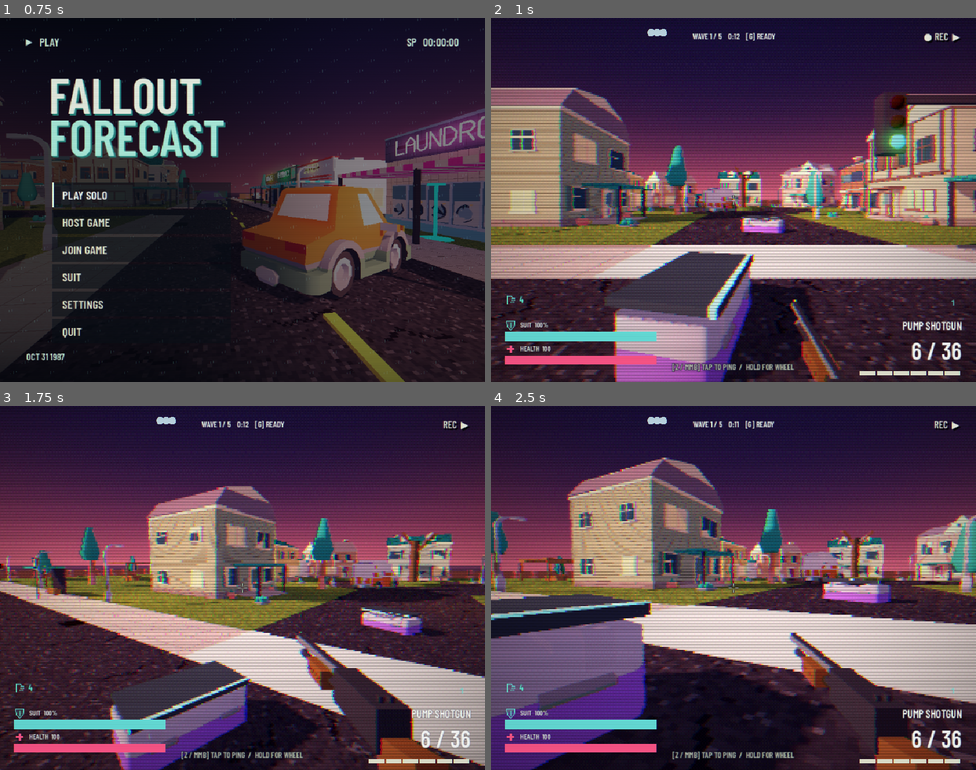
Above: before the commit, frames 1-4 (two rows, left to right).
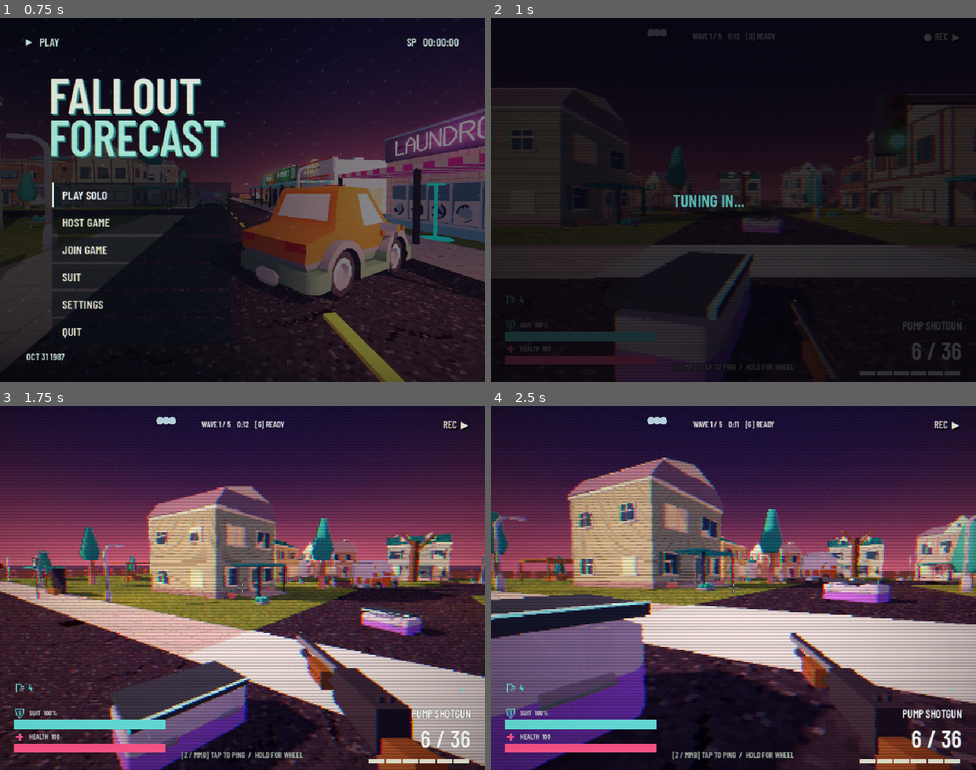
Above: after the commit, the same moments.

Repository: SamuelGrady/fallout-forecast
Game: Godot game, scene res://ui/title.tscn
The game is run twice, just before and just after one commit, with the same random seed, the same clock (stepped at 60 frames per second) and the same inputs. Sound files missing from this copy of the repository are replaced by a short silence.
Inputs (mouse positions are in pixels of both pictures, inside the frame that each line leads up to):
- Up to frame 1 (0.75 s): tap Enter at 0.5 s; move the mouse to (349, 181) at 0.52 s; hold D (move_right) from 0.53 s (still down); hold E (interact) from 0.53 s (still down); click (349, 181) at 0.67 s
- Up to frame 2 (1 s): keep holding D (move_right); keep holding E (interact); tap Space (jump) at 0.77 s
- Up to frame 3 (1.75 s): tap Space (jump) at 1.07, 1.52 s; move the mouse to (218, 588) at 1.27 s; release D (move_right) at 1.28 s; release E (interact) at 1.28 s; hold W (move_forward) from 1.28 s (still down); right-click (218, 588) at 1.35 s; tap E (interact) at 1.55 s
- Up to frame 4 (2.5 s): keep holding W (move_forward); tap Space (jump) at 1.82 s; move the mouse to (743, 580) at 2.02 s; hold Ctrl (crouch) from 2.03 s (still down); tap E (interact) at 2.3 s

Frame 1 is identical in both runs. In frame 2, 94% of the frame differs, in the area x 0-100%, y 0-100%; in frame 3, less than 0.1%; in frame 4, less than 0.1%.

Commit message:
Web hitch fixes (still title backdrop, background preloader, shader warm-up), JOIN goes straight to the cloud server with a server setting, louder music, quieter rain

Diff:
--- a/game/net.gd
+++ b/game/net.gd
@@ -169,7 +169,13 @@
 
 ## Join the public cloud server (CLOUD_URL). Same path on desktop and web.
 func join_cloud() -> Error:
-	return join(CLOUD_URL)
+	return join(cloud_url())
+
+
+## The server JOIN GAME uses: Settings' custom address, or the public one.
+func cloud_url() -> String:
+	var custom := Settings.server_url.strip_edges()
+	return to_url(custom) if custom != "" else CLOUD_URL
 
 
 ## "192.168.1.20", "host:9000", "ws://..." or "wss://..." -> a WebSocket URL.
--- /dev/null
+++ b/game/preload.gd
@@ -0,0 +1,107 @@
+extends Node
+## Autoload "Preload": warms the resource cache while the player sits on the
+## title, lobby or join screens, so pressing Play (and the first gunshot,
+## enemy or explosion) doesn't stall on a disk/pck read.
+##
+## Desktop: everything is requested as threaded loads up front.
+## Web (single-threaded export): no worker threads, so one resource is loaded
+## per frame from a queue, which spreads the cost into tiny hitches on the
+## menus instead of one long hang at the start of a run.
+##
+## Loaded resources are held here so the cache never drops them.
+
+signal finished
+
+const SCENES := [
+	"res://main.tscn",
+	"res://player/player.tscn",
+	"res://enemies/drip/drip.tscn",
+	"res://enemies/gutter/gutter.tscn",
+	"res://enemies/mister/mister.tscn",
+	"res://enemies/boss/boss_cumulus.tscn",
+	"res://crates/crate.tscn",
+	"res://crates/double_crate.tscn",
+	"res://ui/results.tscn",
+	"res://ui/lobby.tscn",
+	"res://ui/teammate_card.tscn",
+]
+const DIRS := ["res://weapons", "res://weapons/cursed", "res://assets/audio/sfx", "res://assets/audio/music"]
+const EXTENSIONS := ["tres", "wav", "ogg", "tscn"]
+
+var _queue: Array[String] = []
+var _pending: Array[String] = []
+var _held: Array[Resource] = []
+var _web := OS.has_feature("web")
+var done := false
+
+
+func _ready() -> void:
+	# The dedicated server loads what it needs on demand; nothing to warm.
+	if Net.dedicated or DisplayServer.get_name() == "headless":
+		done = true
+		return
+	# On web every load blocks the only thread, so warm only the small things
+	# (sounds, weapon data); big scenes load once, when the run starts.
+	if not _web:
+		for path in SCENES:
+			_queue_path(path)
+	for dir in DIRS:
+		for path in _list(dir):
+			if _web and path.get_extension() == "tscn":
+				continue
+			_queue_path(path)
+	if not _web:
+		for path in _queue:
+			if ResourceLoader.load_threaded_request(path, "", true) == OK:
+				_pending.append(path)
+		_queue.clear()
+
+
+func _queue_path(path: String) -> void:
+	if path not in _queue and ResourceLoader.exists(path):
+		_queue.append(path)
+
+
+## Files in a res:// folder, including exported ones (which only list their
+## .import / .remap stubs inside the pck).
+func _list(dir: String) -> Array[String]:
+	var out: Array[String] = []
+	for f in DirAccess.get_files_at(dir):
+		var name := f.trim_suffix(".import").trim_suffix(".remap")
+		if name.get_extension() in EXTENSIONS:
+			var path := dir.path_join(name)
+			if path not in out:
+				out.append(path)
+	return out
+
+
+func _process(_delta: float) -> void:
+	if done:
+		set_process(false)
+		return
+	if _web:
+		# Never load on the same frame a scene change might happen in a run.
+		if GameManager.run_active:
+			return
+		if not _queue.is_empty():
+			var res := load(_queue.pop_front())
+			if res:
+				_held.append(res)
+	else:
+		for i in range(_pending.size() - 1, -1, -1):
+			var path := _pending[i]
+			var status := ResourceLoader.load_threaded_get_status(path)
+			if status == ResourceLoader.THREAD_LOAD_LOADED:
+				_held.append(ResourceLoader.load_threaded_get(path))
+				_pending.remove_at(i)
+			elif status != ResourceLoader.THREAD_LOAD_IN_PROGRESS:
+				_pending.remove_at(i)
+	if _queue.is_empty() and _pending.is_empty():
+		done = true
+		finished.emit()
+
+
+## 0–1, for an optional loading indicator.
+func progress() -> float:
+	var total := _held.size() + _queue.size() + _pending.size()
+	return 1.0 if total == 0 else float(_held.size()) / total
--- a/game/settings.gd
+++ b/game/settings.gd
@@ -17,6 +17,8 @@
 var suit_skin := 0
 ## Custom callsign shown in lobbies, teammate cards, and end-of-run results.
 var player_name := ""
+## Server JOIN GAME connects to. Empty = Net.CLOUD_URL (wss://fallout.drew.place/).
+var server_url := ""
 
 func unlock_gun(path: String) -> void:
 	if path not in unlocked_guns:
@@ -36,6 +38,7 @@
 		suit_color = posmod(int(cfg.get_value("cosmetic", "color", suit_color)), Cosmetics.COLORS.size())
 		suit_skin = Cosmetics.wrap_skin(int(cfg.get_value("cosmetic", "skin", suit_skin)))
 		player_name = str(cfg.get_value("profile", "name", player_name)).strip_edges().left(18)
+		server_url = str(cfg.get_value("network", "server_url", server_url)).strip_edges()
 	apply()
 
 
@@ -54,6 +57,7 @@
 	cfg.set_value("cosmetic", "color", suit_color)
 	cfg.set_value("cosmetic", "skin", suit_skin)
 	cfg.set_value("profile", "name", player_name.strip_edges().left(18))
+	cfg.set_value("network", "server_url", server_url.strip_edges())
 	cfg.save(PATH)
 	apply()
 
--- a/game/sound.gd
+++ b/game/sound.gd
@@ -9,6 +9,11 @@
 	"res://assets/audio/music/music_boss.ogg",
 ]
 const THRESHOLDS := [0.0, 0.12, 0.32, 0.58]
+## Overall soundtrack level (linear). 2.0 is about +6 dB; playtests found the
+## score too quiet. The Master limiter keeps peaks in check.
+const MUSIC_GAIN := 2.0
+## Rain bed level (linear). 0.55 is about -5 dB.
+const RAIN_GAIN := 0.55
 const RAIN_BUS := &"Rain"
 ## Mix buses. Rain sits under Ambience; Music ducks under Weapons fire.
 const BUSES := [&"Music", &"Weapons", &"Threats", &"UI", &"Ambience"]
@@ -175,7 +180,7 @@
 		# single-threaded Vorbis decoding smooth without crackles.
 		if _web and (i == 1 or i == 3):
 			gain = 0.0
-		var v := lerpf(_layers[i].volume_linear, gain, blend)
+		var v := lerpf(_layers[i].volume_linear, gain * MUSIC_GAIN, blend)
 		_layers[i].volume_linear = v
 		if _web:
 			var want_paused := v < 0.005
@@ -187,7 +192,7 @@
 			boss_track.stream_paused = false
 		boss_track.seek(0.0)
 	_boss_active = boss
-	var boss_vol := lerpf(boss_track.volume_linear, 0.32 if boss else 0.0, blend)
+	var boss_vol := lerpf(boss_track.volume_linear, (0.32 * MUSIC_GAIN) if boss else 0.0, blend)
 	boss_track.volume_linear = boss_vol
 	if _web:
 		var pause_boss := boss_vol < 0.005
@@ -201,7 +206,7 @@
 	if not _web:
 		_rain_filter.cutoff_hz = lerpf(16000.0, 1500.0, _shelter_mix)
 	if _rain:
-		var rvol := _rain_gain * lerpf(0.4, 0.22 if _web else 0.32, _shelter_mix)
+		var rvol := _rain_gain * lerpf(0.4, 0.22 if _web else 0.32, _shelter_mix) * RAIN_GAIN
 		_rain.volume_linear = rvol
 		if _web:
 			var pause_rain := rvol < 0.005
--- /dev/null
+++ b/game/warmup.gd
@@ -0,0 +1,124 @@
+extends Node3D
+## Shader / pipeline warm-up at the start of a run (main.gd adds it).
+##
+## WebGL (and d3d12 pipelines on desktop) compile a shader the first time
+## something draws with it, which is the hitch you feel at the first enemy,
+## gunshot, explosion or damage number. For a few frames behind a "tuning in"
+## card this draws one of everything in front of the camera, including the
+## enemy hit/reveal/windup overlays, then frees it all.
+
+const FRAMES := 6
+
+var _overlay := CanvasLayer.new()
+var _frames := 0
+var _holder := Node3D.new()
+
+
+func _ready() -> void:
+	_overlay.layer = 100
+	var black := ColorRect.new()
+	black.color = Color(0.02, 0.02, 0.04)
+	black.set_anchors_and_offsets_preset(Control.PRESET_FULL_RECT)
+	_overlay.add_child(black)
+	var label := Label.new()
+	label.text = "TUNING IN..."
+	label.add_theme_font_override("font", BroadcastUI.FONT)
+	label.add_theme_font_size_override("font_size", 34)
+	label.add_theme_color_override("font_color", BroadcastUI.CYAN)
+	label.set_anchors_and_offsets_preset(Control.PRESET_CENTER)
+	label.offset_left = -120
+	label.offset_top = -20
+	_overlay.add_child(label)
+	add_child(_overlay)
+	add_child(_holder)
+	_spawn.call_deferred()
+
+
+func _spawn() -> void:
+	var camera := get_viewport().get_camera_3d()
+	if camera == null:
+		queue_free()
+		return
+	var forward := -camera.global_basis.z
+	var right := camera.global_basis.x
+	var base := camera.global_position + forward * 4.0
+	_holder.global_position = Vector3.ZERO
+	var slot := 0
+	# Infected of each kind, with every overlay they can show.
+	for path in ["res://enemies/drip/drip.tscn", "res://enemies/gutter/gutter.tscn", "res://enemies/mister/mister.tscn"]:
+		var scene := load(path) as PackedScene
+		if scene == null:
+			continue
+		var enemy := scene.instantiate()
+		_holder.add_child(enemy)
+		enemy.remove_from_group("enemies")
+		enemy.set_physics_process(false)
+		enemy.global_position = base + right * (slot - 1) * 1.4 - Vector3.UP * 1.0
+		slot += 1
+		_flash_overlays.call_deferred(enemy)
+	# Every gun and thrown round.
+	var x := -2.0
+	for id in ["rifle", "shotgun", "flare", "dome", "frag", "bug_bomb", "revolver", "nailgun", "boombox"]:
+		var gun := GunModels.build(id)
+		_holder.add_child(gun)
+		gun.global_position = base + right * x + Vector3.UP * 0.8
+		var round_model := GunModels.projectile(id)
+		_holder.add_child(round_model)
+		round_model.global_position = base + right * x + Vector3.UP * 1.2
+		x += 0.5
+	# Combat FX: tracer, flash, puffs, sparks, a damage number, pickups.
+	ShotFX.tracer(_holder, base + right * -1.0, base + right * 1.0, Color(1, 0.82, 0.5), 0.5)
+	ShotFX.flash(_holder, base, Color(1.0, 0.7, 0.4), 2.0, 0.3)
+	ShotFX.puff(_holder, base + Vector3.UP * 0.5, Color(1, 0.6, 0.2, 0.8), 0.3, 0.4)
+	ShotFX.sparks(_holder, base + Vector3.UP * 0.4, Vector3.UP, 4)
+	var number := Label3D.new()
+	number.set_script(preload("res://weapons/damage_number.gd"))
+	number.set("amount", 12)
+	_holder.add_child(number)
+	number.global_position = base + Vector3.UP * 1.6
+	for kind in ["ammo", "health", "suit", "supply"]:
+		var drop := Node3D.new()
+		drop.set_script(preload("res://weapons/ammo_drop.gd"))
+		drop.set("kind", kind)
+		drop.set("expires_after", 1.0)
+		_holder.add_child(drop)
+		drop.global_position = base + right * (randf() - 0.5) * 2.0 - Vector3.UP * 0.5
+	# Shield Dome / spore-cloud style transparent unshaded shells.
+	var dome := MeshInstance3D.new()
+	var sphere := SphereMesh.new()
+	sphere.is_hemisphere = true
+	sphere.radius = 0.8
+	sphere.height = 0.8
+	dome.mesh = sphere
+	var mat := StandardMaterial3D.new()
+	mat.shading_mode = BaseMaterial3D.SHADING_MODE_UNSHADED
+	mat.transparency = BaseMaterial3D.TRANSPARENCY_ALPHA
+	mat.cull_mode = BaseMaterial3D.CULL_DISABLED
+	mat.disable_fog = true
+	mat.albedo_color = Color(0.35, 0.95, 1.0, 0.2)
+	dome.material_override = mat
+	_holder.add_child(dome)
+	dome.global_position = base + right * 1.5
+
+
+func _flash_overlays(enemy: Node) -> void:
+	if not is_instance_valid(enemy):
+		return
+	for method in ["hit_flash", "reveal", "attack_flash"]:
+		if enemy.has_method(method):
+			if method == "hit_flash":
+				enemy.call(method)
+			else:
+				enemy.call(method, 0.3)
+
+
+func _process(_delta: float) -> void:
+	_frames += 1
+	if _frames < FRAMES:
+		return
+	set_process(false)
+	_holder.queue_free()
+	var tween := create_tween()
+	for child in _overlay.get_children():
+		tween.parallel().tween_property(child, "modulate:a", 0.0, 0.25)
+	tween.tween_callback(queue_free)
--- a/main.gd
+++ b/main.gd
@@ -22,6 +22,13 @@
 	var pause_menu := CanvasLayer.new()
 	pause_menu.set_script(preload("res://ui/pause_menu.gd"))
 	add_child(pause_menu)
+	# Compile shaders for enemies, guns and FX behind a brief card so the
+	# first fight doesn't hitch (most noticeable on web).
+	if not Net.dedicated:
+		var warm := Node3D.new()
+		warm.name = "WarmUp"
+		warm.set_script(preload("res://game/warmup.gd"))
+		add_child.call_deferred(warm)
 	# Teammate nameplates and off-screen pointers, visible through walls.
 	var markers := CanvasLayer.new()
 	markers.name = "TeammateMarkers"
--- a/project.godot
+++ b/project.godot
@@ -30,6 +30,7 @@
 GameManager="*res://game/game_manager.gd"
 Playtest="*res://game/playtest.gd"
 MenuState="*res://ui/menu_state.gd"
+Preload="*res://game/preload.gd"
 
 [display]
 
--- a/ui/title.gd
+++ b/ui/title.gd
@@ -140,6 +140,20 @@
 	calm.toggled.connect(Settings.set_reduced_flash)
 	_style_button(calm)
 	_settings.add_child(calm)
+	# Where JOIN GAME connects. Blank = the public cloud server.
+	var server_caption := Label.new()
+	server_caption.text = "SERVER (WSS)"
+	server_caption.add_theme_font_size_override("font_size", 16)
+	_settings.add_child(server_caption)
+	var server_edit := LineEdit.new()
+	server_edit.text = Settings.server_url
+	server_edit.placeholder_text = Net.CLOUD_URL
+	server_edit.custom_minimum_size.y = 38
+	server_edit.text_changed.connect(func(t): Settings.server_url = t.strip_edges())
+	server_edit.text_submitted.connect(func(_t): Settings.save())
+	_settings.add_child(server_edit)
+	if Net.can_host():
+		_button(_settings, "BROWSE LAN GAMES", _on_browse_lan)
 	_button(_settings, "BACK", _on_back)
 
 	_suit.position = Vector2(510, 110)
@@ -313,10 +327,60 @@
 	get_tree().change_scene_to_file(LOBBY_SCENE)
 
 
+## JOIN GAME goes straight to the cloud server (or the address in Settings).
 func _on_join() -> void:
+	Settings.save()
+	var err := Net.join_cloud()
+	if err != OK:
+		_show_error("Could not reach %s (error %d)." % [Net.cloud_url(), err])
+		return
+	_set_menu_enabled(false)
+	_join_status("CONNECTING TO %s ..." % Net.cloud_url().trim_prefix("wss://").trim_prefix("ws://").trim_suffix("/").to_upper())
+	if not Net.joined_server.is_connected(_on_joined):
+		Net.joined_server.connect(_on_joined, CONNECT_ONE_SHOT)
+	if not Net.connection_failed.is_connected(_on_join_failed):
+		Net.connection_failed.connect(_on_join_failed, CONNECT_ONE_SHOT)
+
+
+func _on_joined() -> void:
+	if Net.connection_failed.is_connected(_on_join_failed):
+		Net.connection_failed.disconnect(_on_join_failed)
+	get_tree().change_scene_to_file(LOBBY_SCENE)
+
+
+func _on_join_failed() -> void:
+	if Net.joined_server.is_connected(_on_joined):
+		Net.joined_server.disconnect(_on_joined)
+	_join_status("")
+	_set_menu_enabled(true)
+	var why: String = Net.last_error if Net.last_error != "" else "No answer from the server."
+	_show_error("Could not join %s. %s" % [Net.cloud_url(), why])
+
+
+func _on_browse_lan() -> void:
 	Settings.save()
 	Net.leave()
 	get_tree().change_scene_to_file(BROWSER_SCENE)
+
+
+var _status_label: Label
+
+
+func _join_status(text: String) -> void:
+	if _status_label == null:
+		_status_label = Label.new()
+		_status_label.add_theme_font_size_override("font_size", 20)
+		_status_label.add_theme_color_override("font_color", BroadcastUI.CYAN)
+		_status_label.position = _menu.position + Vector2(0, -34)
+		_playback.add_child(_status_label)
+	_status_label.text = text
+	_status_label.visible = text != ""
+
+
+func _set_menu_enabled(enabled: bool) -> void:
+	for button in _menu.get_children():
+		if button is Button:
+			button.disabled = not enabled
 
 
 func _on_quit() -> void:
@@ -414,23 +478,9 @@
 	return shader
 
 
-func _build_street_backdrop() -> void:
-	var container := SubViewportContainer.new()
-	container.set_anchors_and_offsets_preset(Control.PRESET_FULL_RECT)
-	container.stretch = true
-	container.mouse_filter = Control.MOUSE_FILTER_IGNORE
-	_playback.add_child(container)
-	var viewport := SubViewport.new()
-	viewport.size = Vector2i(480, 360) if OS.has_feature("web") else Vector2i(960, 720)
-	viewport.own_world_3d = true
-	viewport.render_target_update_mode = SubViewport.UPDATE_DISABLED
-	container.add_child(viewport)
-	_backdrop_viewport = viewport
+func _build_street_3d(viewport: SubViewport) -> void:
 	var level := (load("res://levels/pinecrest/level_pinecrest.tscn") as PackedScene).instantiate() as Node3D
 	viewport.add_child(level)
-	if OS.has_feature("web"):
-		for light in level.find_children("*", "DirectionalLight3D", true, false):
-			(light as DirectionalLight3D).shadow_enabled = false
 	preload("res://props/building_restyle.gd").apply(level)
 	var signs := Node.new()
 	signs.set_script(preload("res://props/map_signs.gd"))
@@ -439,6 +489,34 @@
 	viewport.add_child(camera)
 	camera.position = Vector3(-28, 2.2, -2)
 	camera.look_at(Vector3(-5, 1.5, 1))
+
+
+func _build_street_backdrop() -> void:
+	if OS.has_feature("web"):
+		# Building the whole map just for a backdrop froze the browser on the
+		# VHS screen; web shows a pre-rendered still of the same view instead
+		# (assets/ui/title_street.png, re-bake if the street changes).
+		var still := TextureRect.new()
+		still.texture = preload("res://assets/ui/title_street.png")
+		still.set_anchors_and_offsets_preset(Control.PRESET_FULL_RECT)
+		still.expand_mode = TextureRect.EXPAND_IGNORE_SIZE
+		still.stretch_mode = TextureRect.STRETCH_KEEP_ASPECT_COVERED
+		still.mouse_filter = Control.MOUSE_FILTER_IGNORE
+		_playback.add_child(still)
+	else:
+		var container := SubViewportContainer.new()
+		container.set_anchors_and_offsets_preset(Control.PRESET_FULL_RECT)
+		container.stretch = true
+		container.mouse_filter = Control.MOUSE_FILTER_IGNORE
+		_playback.add_child(container)
+		var viewport := SubViewport.new()
+		viewport.size = Vector2i(960, 720)
+		viewport.own_world_3d = true
+		viewport.render_target_update_mode = SubViewport.UPDATE_DISABLED
+		container.add_child(viewport)
+		_backdrop_viewport = viewport
+		# Build the 3D street after the first frame so the screen shows at once.
+		_build_street_3d.call_deferred(viewport)
 	var shade := ColorRect.new()
 	shade.set_anchors_and_offsets_preset(Control.PRESET_FULL_RECT)
 	var shade_material := ShaderMaterial.new()
Binary file added: assets/ui/title_street.png
Not shown, added: assets/ui/title_street.png.import
Not shown, added: game/preload.gd.uid
Not shown, added: game/warmup.gd.uid
